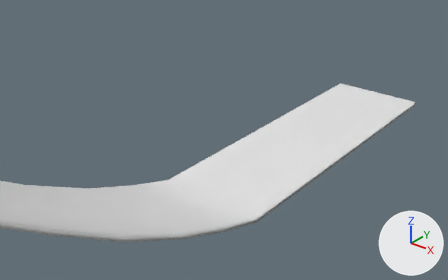
Renders of the Blender file RollTheBall/Assets/untitled.blend from each side of a commit.
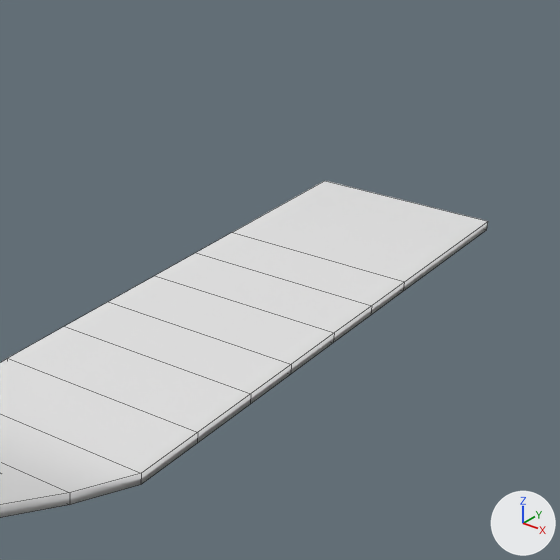
Each version is shown from a camera (50 mm lens) standing at (14.98, -14.0, 15.85) and looking at (-0.62, 5.49, 3.76), then close up on the part from 43% to 100% of the width and 0% to 92% of the height. The lights are fixed; the arrows at lower right show +X, +Y and +Z. The close-ups show mesh edges as thin lines.
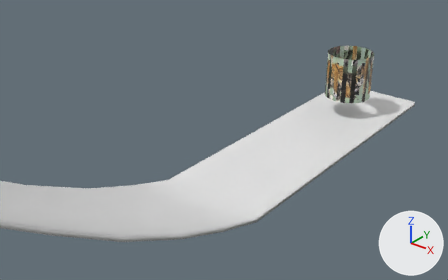
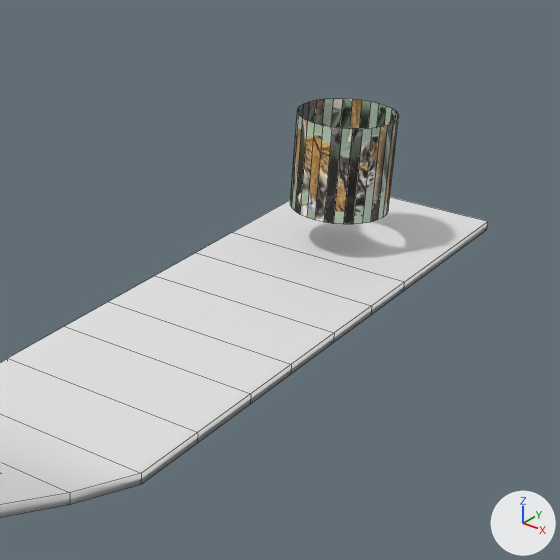
Edits to the scene script, one JSON object a line:
```json
{"op": "add", "block": "img_animals_20c0f79fc1_thumb_jpg", "code": ["img_animals_20c0f79fc1_thumb_jpg = load_image('animals_20c0f79fc1_thumb.jpg', 'Materials/Textures/animals_20c0f79fc1_thumb.jpg', 240, 141, 'sRGB')"]}
{"op": "add", "block": "mat_animals_20c0f79fc1_thumb_jpg", "code": ["mat_animals_20c0f79fc1_thumb_jpg = principled_material('animals_20c0f79fc1_thumb.jpg')", "mat_animals_20c0f79fc1_thumb_jpg.texture = img_animals_20c0f79fc1_thumb_jpg"]}
{"op": "add", "block": "me_cylinder_003", "code": ["me_cylinder_003 = bpy.data.meshes.new('Cylinder.003')", "me_cylinder_003.from_pydata(...)  # 68 vertices, 36 faces; spans x -1.0..1.0, y -1.0..1.0, z -1.0..1.0", "me_cylinder_003.materials.append(mat_animals_20c0f79fc1_thumb_jpg)  # picture img_animals_20c0f79fc1_thumb_jpg"]}
{"op": "add", "block": "ob_cylinder_001", "code": ["ob_cylinder_001 = bpy.data.objects.new('Cylinder.001', me_cylinder_003)", "ob_cylinder_001.location = (2.93, 9.97, 6.41)", "ob_cylinder_001.rotation_euler = (0.0, 0.0, -1.571)  # degrees (0, 0, -90)"]}
```

Where the change shows, as pixel boxes (x1, y1, x2, y2) in the close-ups (560 x 560 px):
```json
{"object": "Cylinder.001", "change": "added", "after": [290, 98, 399, 224]}
```
